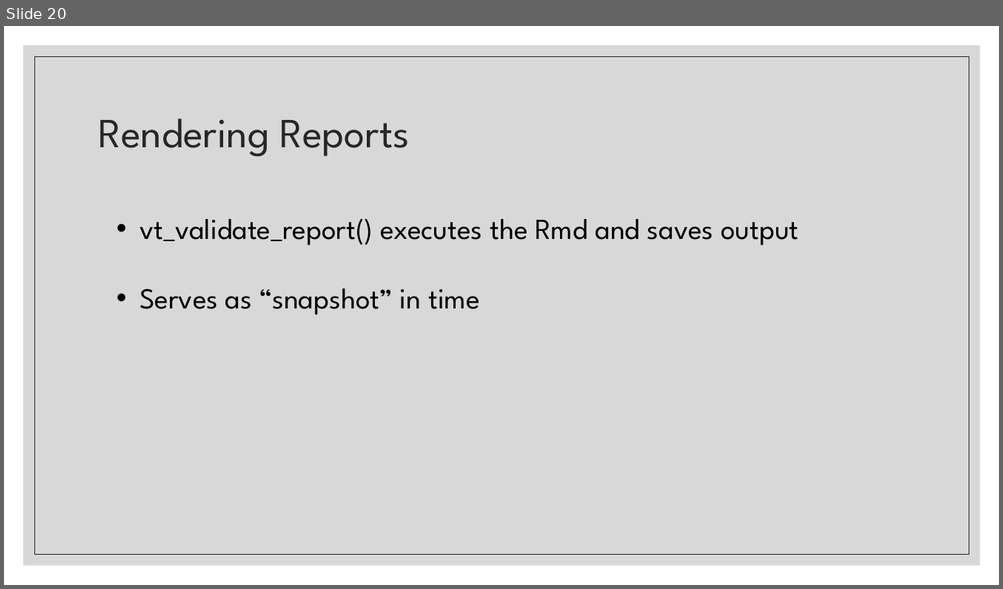
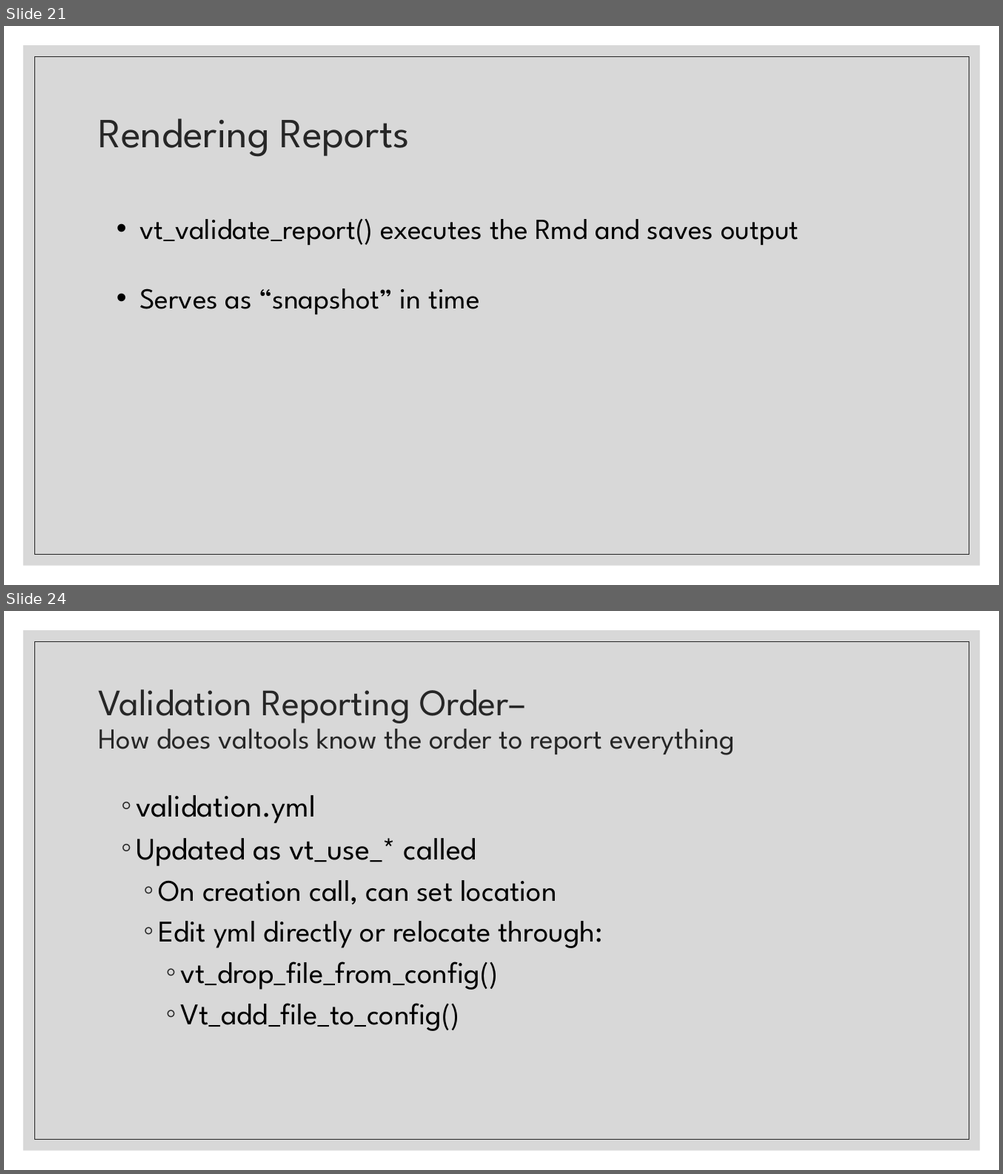
Before and after one commit to FredHutch/R_Package_Validation_Tutorial, a slide deck: Slides/Slides-04-Elements_of_Validation/Slides-04-Elements_of_Validation.pptx. Shown one above the other, each under a label of ours: slide 20 before the commit, slides 21 and 24 after it; the slides between them are not shown. The pictures are 1003x589 and 1003x1174 pixels, drawn with LibreOffice and Linux fonts; fonts in the diff are those of the drawing. Boxes give left, top, right and bottom in pixels: in the first picture for what was removed or moved away, otherwise in the second. Text is boxed around its words. In the diff, an @@ line names an element or a change of style, - is before the commit and + after.

```diff
--- a/Slides/Slides-04-Elements_of_Validation/Slides-04-Elements_of_Validation.pptx
+++ b/Slides/Slides-04-Elements_of_Validation/Slides-04-Elements_of_Validation.pptx
@@ slide 24 added at (4,611,999,1170), background #FFFFFF; not listed: 2 template elements that a slide beside it also shows @@
@@ title added at (99,689,734,755), 27.9 pt, text #262626 @@
+Validation Reporting Order–
+How does valtools know the order to report everything
@@ text added at (136,795,603,1031), 29 pt, text #000000 @@
+  ◦ validation.yml
+  ◦ Updated as vt_use_* called
+    ◦ On creation call, can set location
+    ◦ Edit yml directly or relocate through:
+      ◦ vt_drop_file_from_config()
+      ◦ Vt_add_file_to_config()
@@ what was slide 20 is now slide 21 @@
```
Also in this commit, not shown: 4 other slides added, 1 slide removed, 8 other files.
